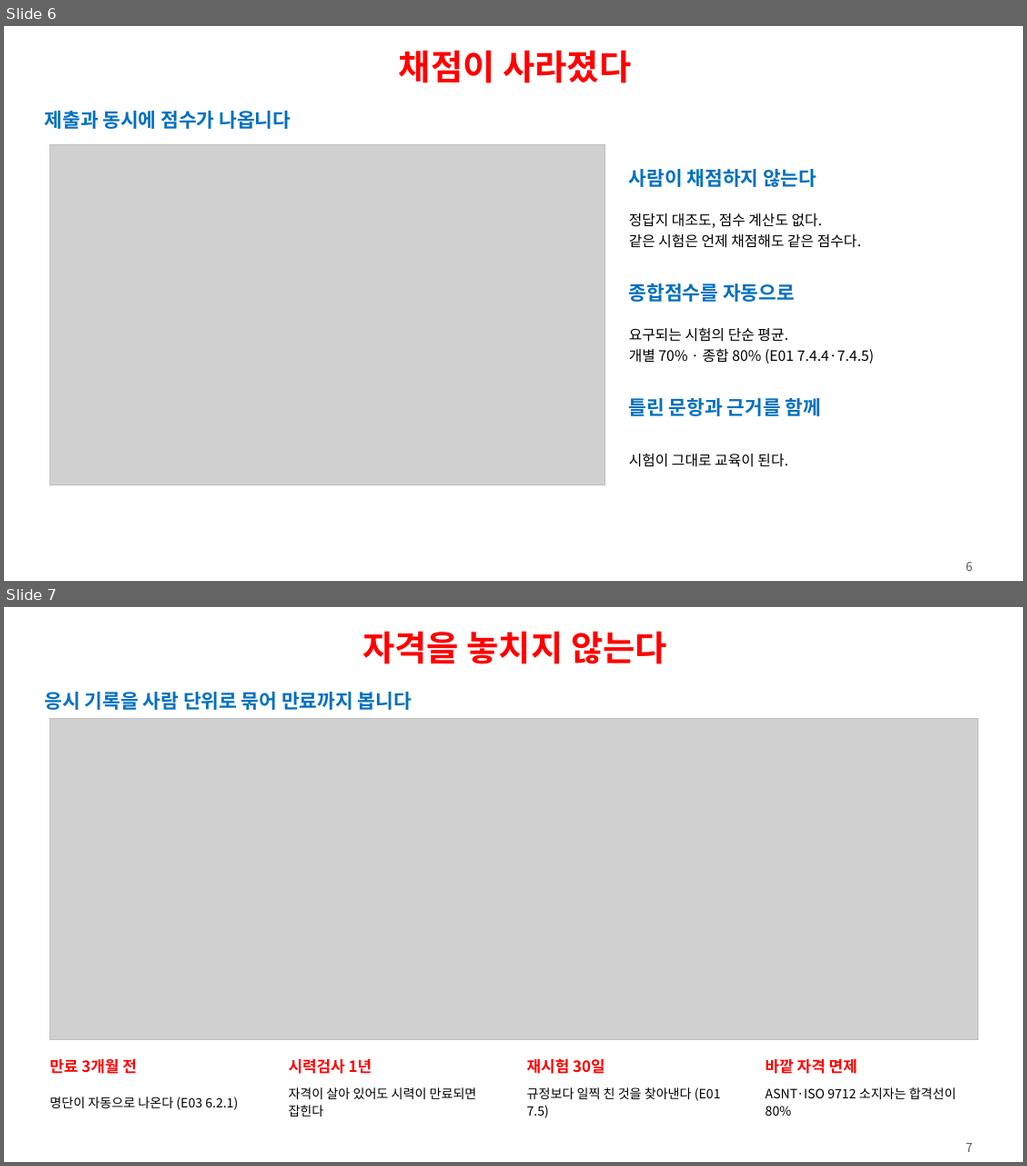
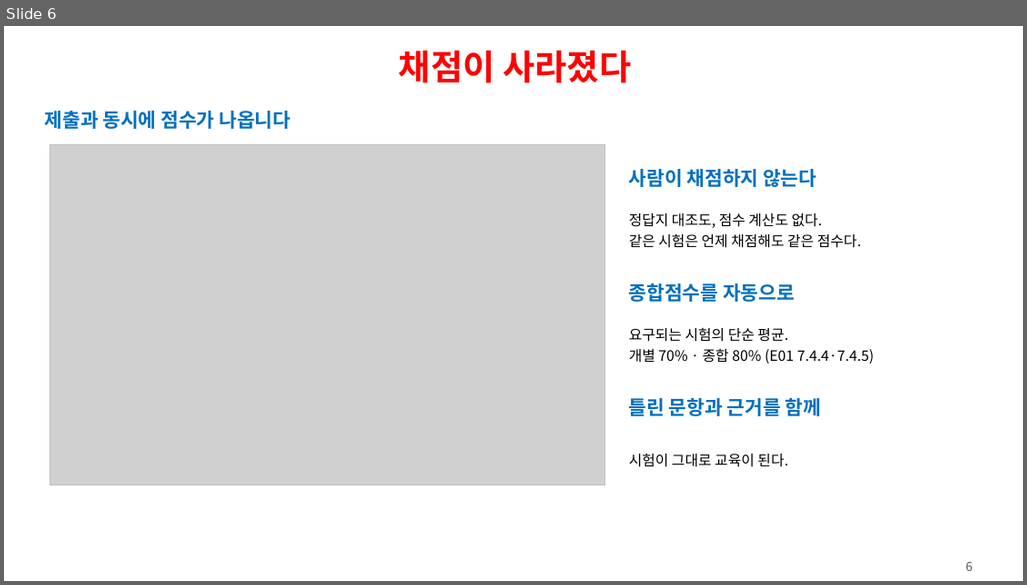
Before and after one commit to ys1277-sys/HIENDT-CBT, a slide deck: docs/발표자료-CBT-2026-08.pptx. Shown one above the other, each under a label of ours: slides 6 and 7 before the commit, slide 6 after it. The pictures are 1027x1166 and 1027x585 pixels, drawn with LibreOffice and Linux fonts; fonts in the diff are those of the drawing; grey boxes stand for pictures. Boxes give left, top, right and bottom in pixels: in the first picture for what was removed or moved away, otherwise in the second. Text is boxed around its words. In the diff, an @@ line names an element or a change of style, - is before the commit and + after.

```diff
--- a/docs/발표자료-CBT-2026-08.pptx
+++ b/docs/발표자료-CBT-2026-08.pptx
@@ slide 7 removed at [4,607,1023,1162], background #FFFFFF @@
@@ text removed at [363,631,667,664] @@
-자격을 놓치지 않는다
@@ text removed at [45,692,412,710] @@
-응시 기록을 사람 단위로 묶어 만료까지 봅니다
@@ picture removed at [50,718,978,1039] @@
@@ rectangle removed at [50,718,978,1039] @@
@@ text removed at [50,1058,137,1074] @@
-만료 3개월 전
@@ text removed at [289,1058,373,1074] @@
-시력검사 1년
@@ text removed at [527,1058,606,1074] @@
-재시험 30일
@@ text removed at [766,1058,858,1074] @@
-바깥 자격 면제
@@ text removed at [50,1097,238,1110] @@
-명단이 자동으로 나온다 (E03 6.2.1)
@@ text removed at [289,1087,477,1117] @@
-자격이 살아 있어도 시력이 만료되면 잡힌다
@@ text removed at [527,1087,721,1118] @@
-규정보다 일찍 친 것을 찾아낸다 (E01 7.5)
@@ text removed at [766,1087,957,1116] @@
-ASNT·ISO 9712 소지자는 합격선이 80%
@@ text removed at [966,1143,973,1152] @@
-7
```
Also in this commit, not shown: 8 slides changed, 3 slides added, 1 other slide removed, 1 other file.
